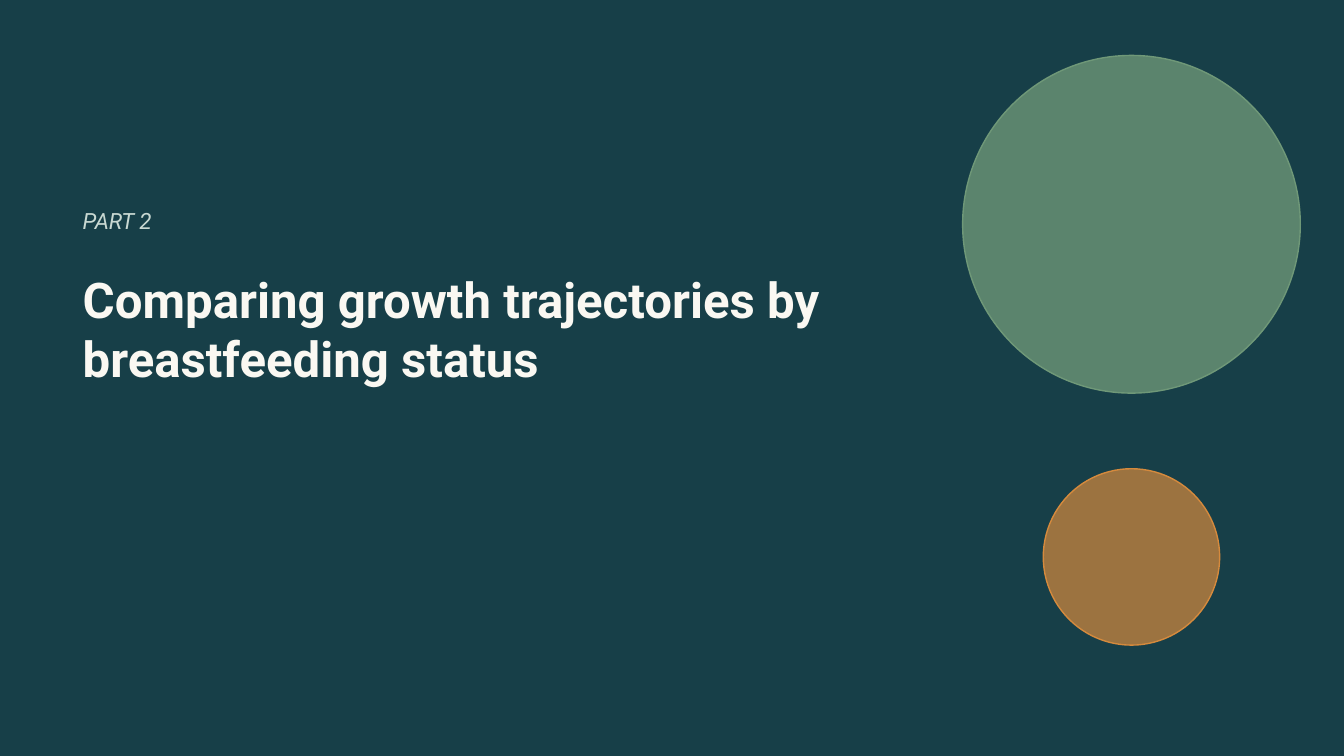
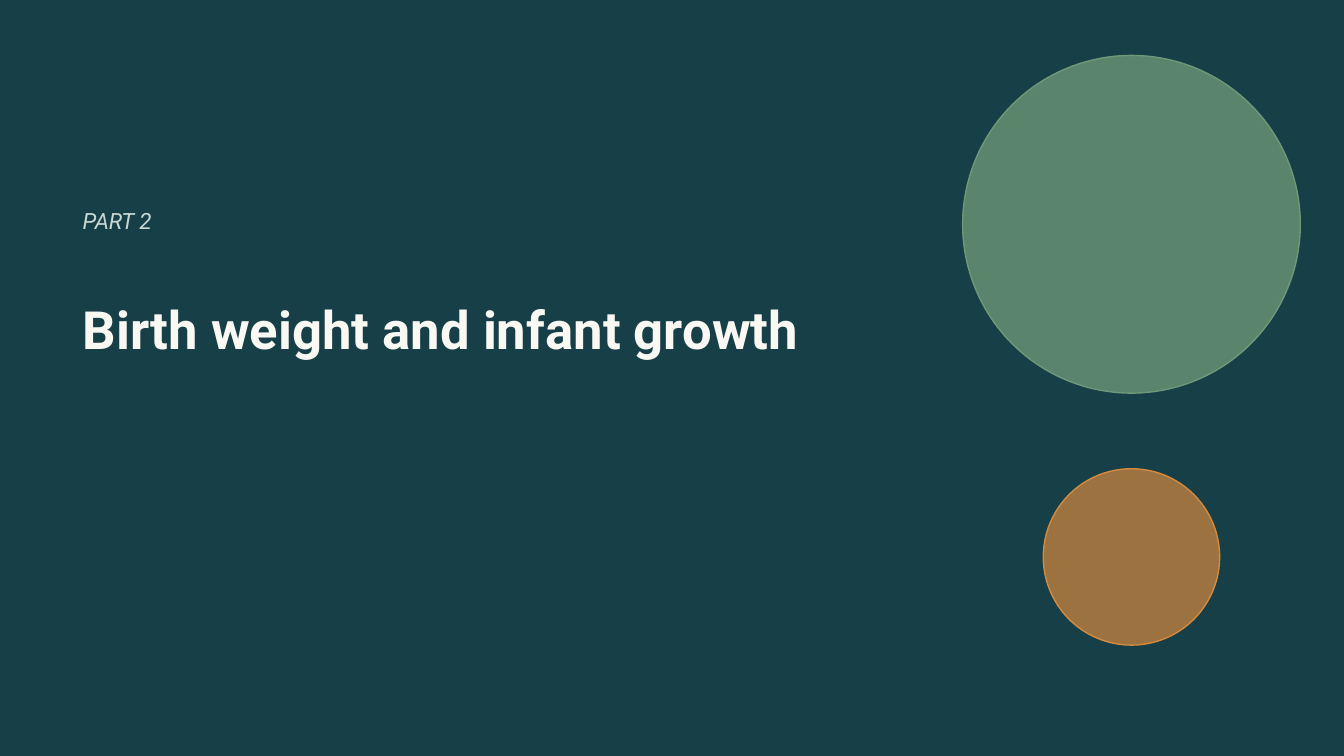
Before and after one commit to Postmus/BeyondMLR, a slide deck: slide 20 of lectures_2627/week4/Beyond_MLR_Week_4.pptx. Drawn at 1344x756 pixels with LibreOffice and Linux fonts; fonts in the diff are those of the drawing. Boxes give left, top, right and bottom in pixels: in the first picture for what was removed or moved away, otherwise in the second. Text is boxed around its words. In the diff, an @@ line names an element or a change of style, - is before the commit and + after.

Commit message:
Complete Week 4 longitudinal modeling lecture and add chick growth labs

```diff
--- a/lectures_2627/week4/Beyond_MLR_Week_4.pptx
+++ b/lectures_2627/week4/Beyond_MLR_Week_4.pptx
@@ text at [83,309,798,360]: text changed; size 35.1 to 37.7 pt @@
-Comparing growth trajectories by breastfeeding status
+Birth weight and infant growth
```
Also in this commit, not shown: 2 other slides changed, 16 slides added, 3 slides removed, 17 other files.
